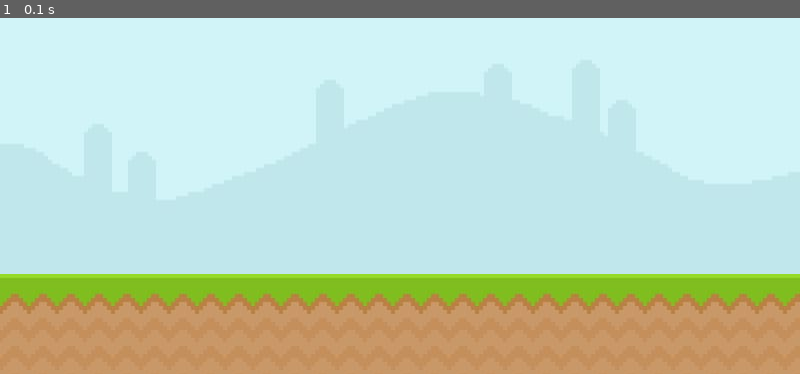
Above: before the commit, frame 1.
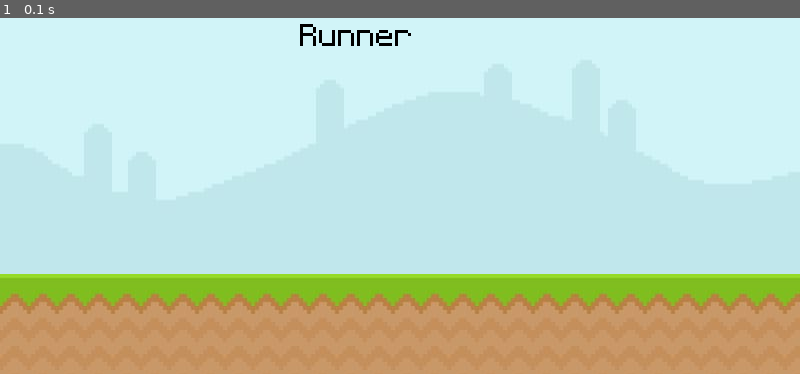
Above: after the commit, the same moment.

Repository: arushi32588/pygame.runner
Game: pygame game, started from runner.py
The game is run twice, just before and just after one commit, with the same random seed, the same clock (stepped at 60 frames per second) and the same inputs.
Inputs:
- Up to frame 1 (0.1 s): no input

The runs differ from the first frame. In frame 1, 0.3% of the frame differs, in the area x 37-52%, y 1-8%.

Commit message:
Adding third regular surface: text

Diff:
--- a/runner.py
+++ b/runner.py
@@ -1,4 +1,3 @@
-#CREATING A BLANK WINDOW
 import pygame
 from sys import exit
 
@@ -6,9 +5,11 @@
 screen = pygame.display.set_mode((800, 400))
 pygame.display.set_caption('Runner') #Naming the title of the window
 clock = pygame.time.Clock()
+font = pygame.font.Font('font/Pixeltype.ttf',50)
 
 sky_surface = pygame.image.load('graphics/Sky.jpeg')
 ground_surface = pygame.image.load('graphics/ground.jpeg')
+text_surface = font.render('Runner', False, 'Black')
 
 while True:
     all_events = pygame.event.get()
@@ -19,6 +20,7 @@
     # draw all our elements
     screen.blit(ground_surface, (0,300)) # telling the system we want to place a ground on display surface
     screen.blit(sky_surface, (0,0)) # telling the system we want to place a sky on display surface
+    screen.blit(text_surface, (300, 50))
     # update everything
     pygame.display.update() # updates everything happening in the loop to display
     clock.tick(60) # telling the while loop it should not run more than 60 times/second
